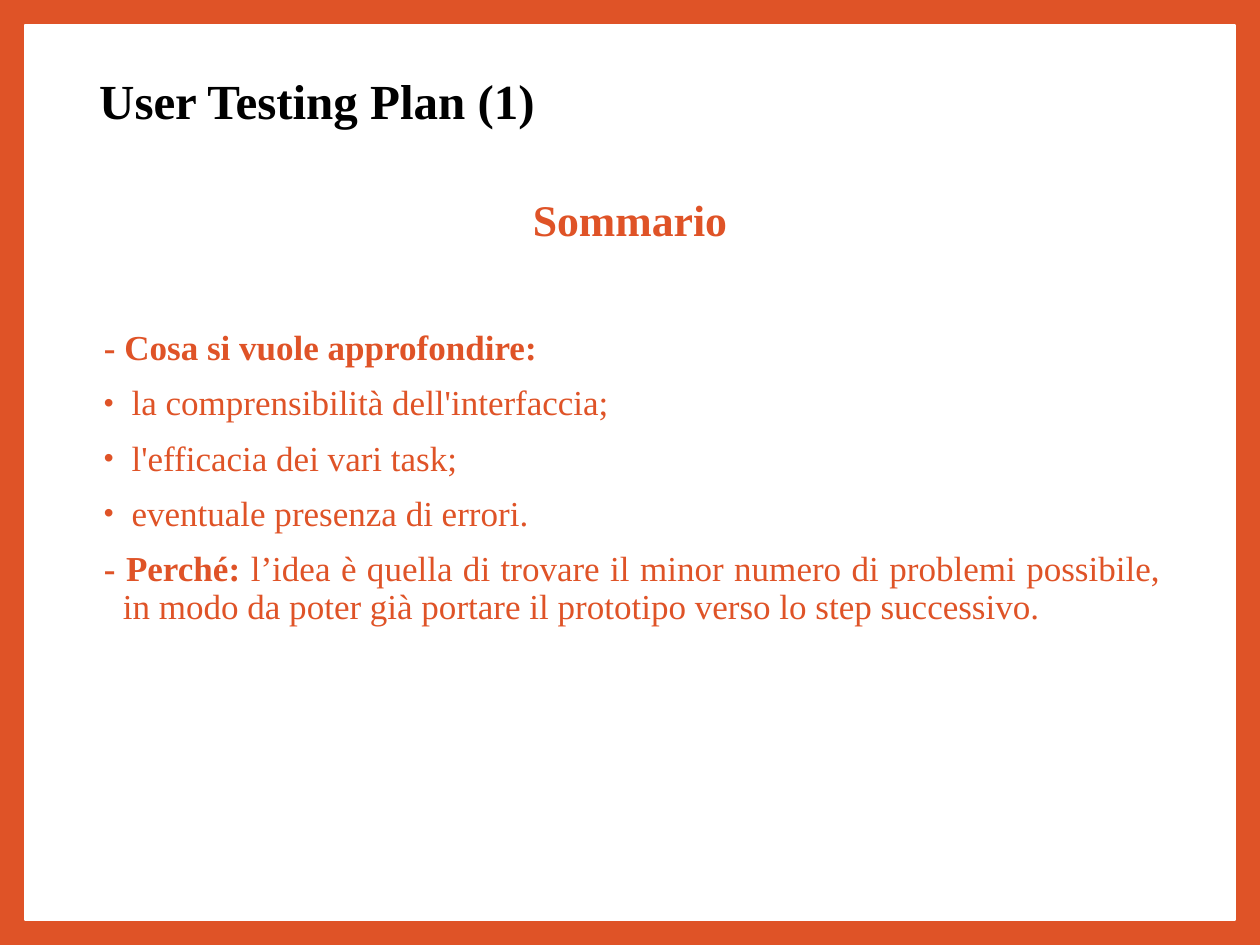
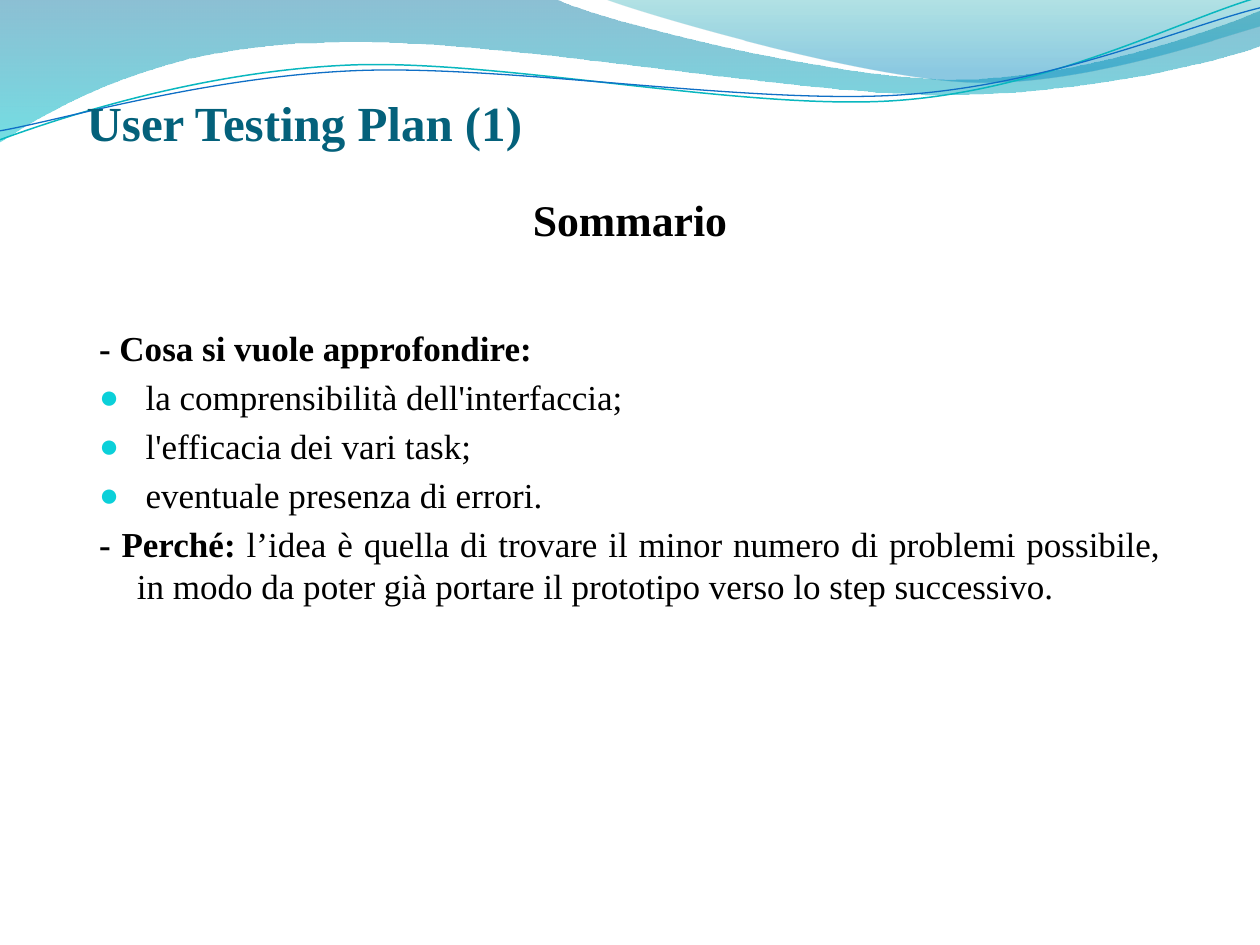
Before and after one commit to giusmastro91/Cognitive-systems, a slide deck: slide 7 of Prova_6/Leone_Mastrosimone_PresentazioneProgetto.pptx. Drawn at 1260x945 pixels with LibreOffice and Linux fonts; fonts in the diff are those of the drawing; background and template pictures are left out. Boxes give left, top, right and bottom in pixels: in the first picture for what was removed or moved away, otherwise in the second. Text is boxed around its words. In the diff, an @@ line names an element or a change of style, - is before the commit and + after.

```diff
--- a/Prova_6/Leone_Mastrosimone_PresentazioneProgetto.pptx
+++ b/Prova_6/Leone_Mastrosimone_PresentazioneProgetto.pptx
@@ background #DF5327 to picture (left out) @@
@@ freeform shape added at [0, 0, 1260, 142], fill gradient #0074A1 to #00C6CF @@
@@ freeform shape added at [0, 0, 1260, 147], outline #0AB8BF 0.85 pt @@
@@ freeform shape added at [0, 8, 1260, 141], outline #0F6FC6 0.75 pt @@
@@ rectangle removed at [25, 25, 1235, 920] @@
@@ freeform shape added at [604, 0, 1260, 87], fill gradient #00A1A9 to #008BBF @@
@@ title "User Testing Plan (1)" at [87, 103, 522, 151]: text colour #000000 to #04617B; line spacing 0.9 to 1; vertical alignment middle to bottom @@
@@ text "Sommario" at [119, 205, 1159, 606]: text colour #DF5327 to #000000; less space between paragraphs; indent changed; line spacing 0.9 to 1; bullet • to ●; bullet colour #DF5327 to #0BD0D9 @@
```
Also in this commit, not shown: 38 other slides changed.
